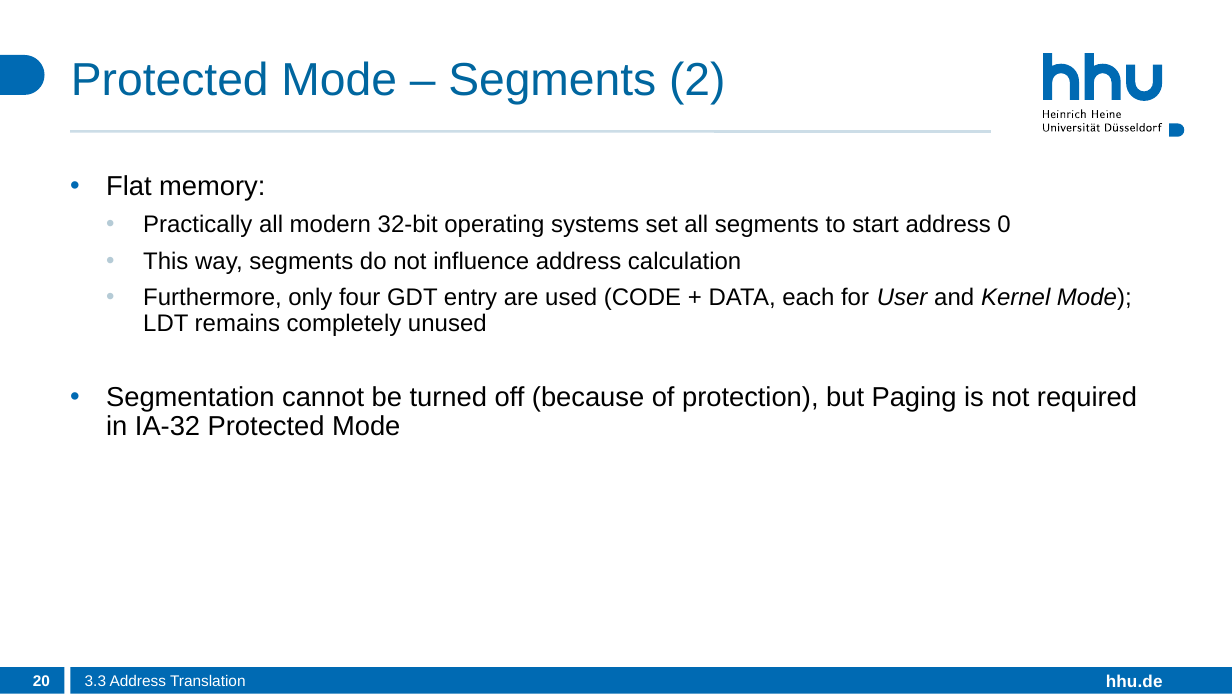
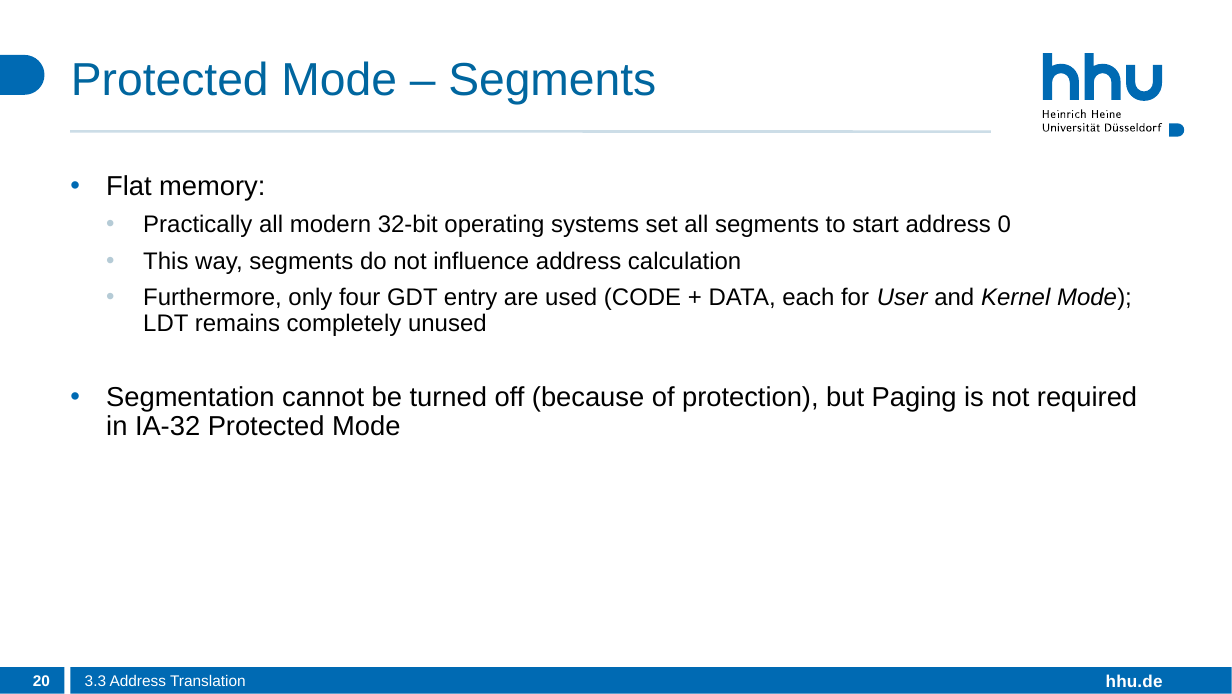
Before and after one commit to Expletiv/HeineOS, a slide deck: slide 20 of slides/lecture3_x86-64.pptx. Drawn at 1232x694 pixels with LibreOffice and Linux fonts; fonts in the diff are those of the drawing. Boxes give left, top, right and bottom in pixels: in the first picture for what was removed or moved away, otherwise in the second. Text is boxed around its words. In the diff, an @@ line names an element or a change of style, - is before the commit and + after.

```diff
--- a/slides/lecture3_x86-64.pptx
+++ b/slides/lecture3_x86-64.pptx
@@ title at box(71, 61, 656, 104): text changed @@
-Protected Mode – Segments (2)
+Protected Mode – Segments
@@ outline redrawn in 3 elements at box(1044, 110, 1050, 117), box(1051, 112, 1056, 118), box(1044, 123, 1163, 132) @@
```
Also in this commit, not shown: 40 other slides changed, 3 other files.
